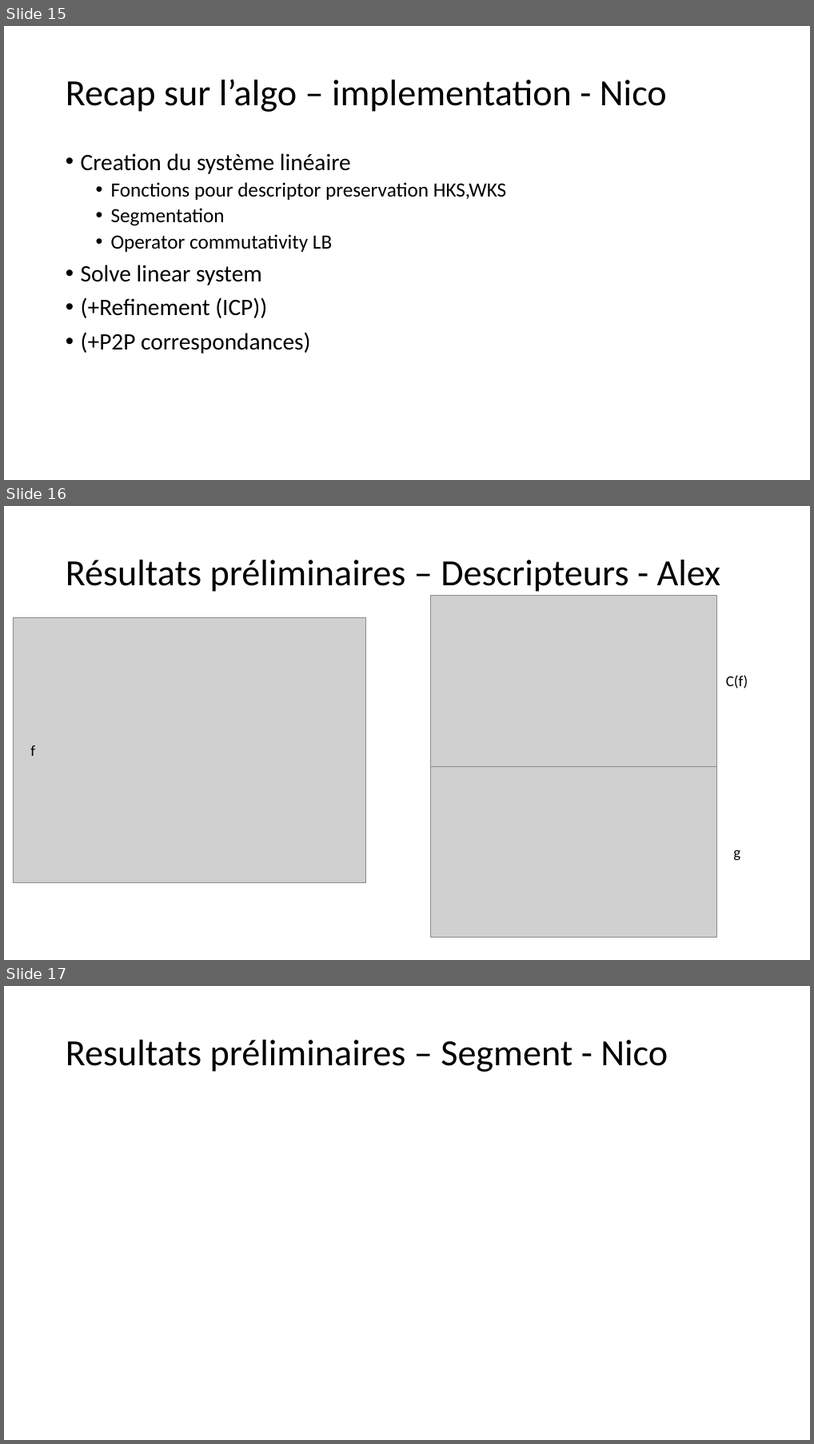
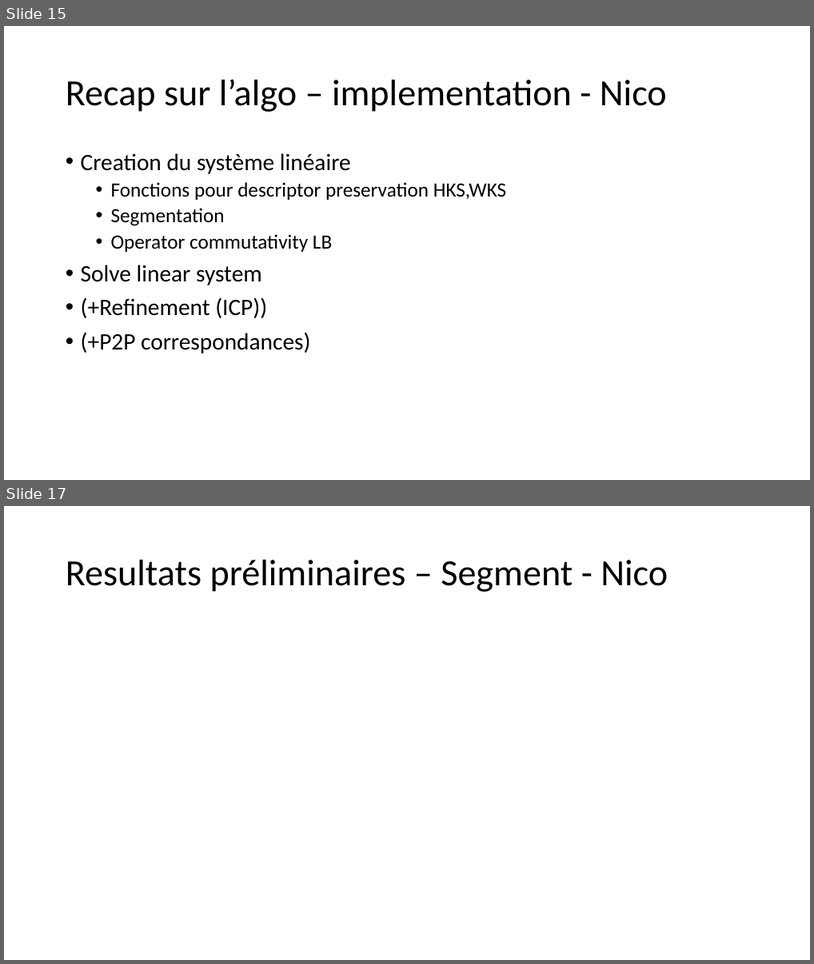
Before and after one commit to Al-th/MVA_Project_FunctionalMaps, a slide deck: Report/Presentation_slidesAlex.pptx. Shown one above the other, each under a label of ours: slides 15, 16 and 17 before the commit, slides 15 and 17 after it; the slides between them are not shown. The pictures are 814x1444 and 814x964 pixels, drawn with LibreOffice and Linux fonts; fonts in the diff are those of the drawing; grey boxes stand for pictures. Boxes give left, top, right and bottom in pixels: in the first picture for what was removed or moved away, otherwise in the second. Text is boxed around its words. In the diff, an @@ line names an element or a change of style, - is before the commit and + after.

Commit message:
Update slides and images

```diff
--- a/Report/Presentation_slidesAlex.pptx
+++ b/Report/Presentation_slidesAlex.pptx
@@ slide 16 removed at (4, 506, 810, 960), background #FFFFFF @@
@@ title removed at (66, 560, 722, 592) @@
-Résultats préliminaires – Descripteurs - Alex
@@ picture removed at (431, 596, 718, 766) @@
@@ picture removed at (13, 618, 366, 882) @@
@@ text removed at (726, 675, 749, 688) @@
-C(f)
@@ text removed at (30, 745, 35, 756) @@
-f
@@ picture removed at (431, 766, 718, 936) @@
@@ text removed at (734, 850, 741, 860) @@
-g
```
Also in this commit, not shown: 1 slide changed, 1 slide added, 6 other files.
